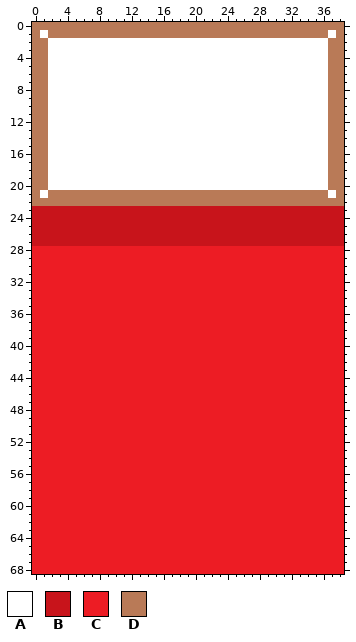
Edited in one commit: sprite sheet (Assets/Sprites/Props/Tiles/Bed.png). This is how it looked before the edit.
The file is 39x69 pixels. Colours within 5 levels of each other are drawn and written as one.
Palette (. is transparent): A #ffffff  B #c8141b  C #ed1c24  D #b97a57
Pixels before (only the part around the change), first column x 0:
 0 DDDDDDDDDDDDDDDDDDDDDDDDDDDDDDDDDDDDDDD
 1 DADDDDDDDDDDDDDDDDDDDDDDDDDDDDDDDDDDDAD
 2 DDAAAAAAAAAAAAAAAAAAAAAAAAAAAAAAAAAAADD
 3 DDAAAAAAAAAAAAAAAAAAAAAAAAAAAAAAAAAAADD
 4 DDAAAAAAAAAAAAAAAAAAAAAAAAAAAAAAAAAAADD
 5 DDAAAAAAAAAAAAAAAAAAAAAAAAAAAAAAAAAAADD
 6 DDAAAAAAAAAAAAAAAAAAAAAAAAAAAAAAAAAAADD
 7 DDAAAAAAAAAAAAAAAAAAAAAAAAAAAAAAAAAAADD
 8 DDAAAAAAAAAAAAAAAAAAAAAAAAAAAAAAAAAAADD
 9 DDAAAAAAAAAAAAAAAAAAAAAAAAAAAAAAAAAAADD
10 DDAAAAAAAAAAAAAAAAAAAAAAAAAAAAAAAAAAADD
11 DDAAAAAAAAAAAAAAAAAAAAAAAAAAAAAAAAAAADD
12 DDAAAAAAAAAAAAAAAAAAAAAAAAAAAAAAAAAAADD
13 DDAAAAAAAAAAAAAAAAAAAAAAAAAAAAAAAAAAADD
14 DDAAAAAAAAAAAAAAAAAAAAAAAAAAAAAAAAAAADD
15 DDAAAAAAAAAAAAAAAAAAAAAAAAAAAAAAAAAAADD
16 DDAAAAAAAAAAAAAAAAAAAAAAAAAAAAAAAAAAADD
17 DDAAAAAAAAAAAAAAAAAAAAAAAAAAAAAAAAAAADD
18 DDAAAAAAAAAAAAAAAAAAAAAAAAAAAAAAAAAAADD
19 DDAAAAAAAAAAAAAAAAAAAAAAAAAAAAAAAAAAADD
20 DDAAAAAAAAAAAAAAAAAAAAAAAAAAAAAAAAAAADD
21 DADDDDDDDDDDDDDDDDDDDDDDDDDDDDDDDDDDDAD
22 DDDDDDDDDDDDDDDDDDDDDDDDDDDDDDDDDDDDDDD
23 BBBBBBBBBBBBBBBBBBBBBBBBBBBBBBBBBBBBBBB
24 BBBBBBBBBBBBBBBBBBBBBBBBBBBBBBBBBBBBBBB
25 BBBBBBBBBBBBBBBBBBBBBBBBBBBBBBBBBBBBBBB
26 BBBBBBBBBBBBBBBBBBBBBBBBBBBBBBBBBBBBBBB
27 BBBBBBBBBBBBBBBBBBBBBBBBBBBBBBBBBBBBBBB
28 CCCCCCCCCCCCCCCCCCCCCCCCCCCCCCCCCCCCCCC
29 CCCCCCCCCCCCCCCCCCCCCCCCCCCCCCCCCCCCCCC
30 CCCCCCCCCCCCCCCCCCCCCCCCCCCCCCCCCCCCCCC
31 CCCCCCCCCCCCCCCCCCCCCCCCCCCCCCCCCCCCCCC
32 CCCCCCCCCCCCCCCCCCCCCCCCCCCCCCCCCCCCCCC
33 CCCCCCCCCCCCCCCCCCCCCCCCCCCCCCCCCCCCCCC
34 CCCCCCCCCCCCCCCCCCCCCCCCCCCCCCCCCCCCCCC
35 CCCCCCCCCCCCCCCCCCCCCCCCCCCCCCCCCCCCCCC
36 CCCCCCCCCCCCCCCCCCCCCCCCCCCCCCCCCCCCCCC
37 CCCCCCCCCCCCCCCCCCCCCCCCCCCCCCCCCCCCCCC
38 CCCCCCCCCCCCCCCCCCCCCCCCCCCCCCCCCCCCCCC
39 CCCCCCCCCCCCCCCCCCCCCCCCCCCCCCCCCCCCCCC
40 CCCCCCCCCCCCCCCCCCCCCCCCCCCCCCCCCCCCCCC
41 CCCCCCCCCCCCCCCCCCCCCCCCCCCCCCCCCCCCCCC
42 CCCCCCCCCCCCCCCCCCCCCCCCCCCCCCCCCCCCCCC
43 CCCCCCCCCCCCCCCCCCCCCCCCCCCCCCCCCCCCCCC
44 CCCCCCCCCCCCCCCCCCCCCCCCCCCCCCCCCCCCCCC
45 CCCCCCCCCCCCCCCCCCCCCCCCCCCCCCCCCCCCCCC
46 CCCCCCCCCCCCCCCCCCCCCCCCCCCCCCCCCCCCCCC
47 CCCCCCCCCCCCCCCCCCCCCCCCCCCCCCCCCCCCCCC
48 CCCCCCCCCCCCCCCCCCCCCCCCCCCCCCCCCCCCCCC
49 CCCCCCCCCCCCCCCCCCCCCCCCCCCCCCCCCCCCCCC
50 CCCCCCCCCCCCCCCCCCCCCCCCCCCCCCCCCCCCCCC
51 CCCCCCCCCCCCCCCCCCCCCCCCCCCCCCCCCCCCCCC
52 CCCCCCCCCCCCCCCCCCCCCCCCCCCCCCCCCCCCCCC
53 CCCCCCCCCCCCCCCCCCCCCCCCCCCCCCCCCCCCCCC
54 CCCCCCCCCCCCCCCCCCCCCCCCCCCCCCCCCCCCCCC
55 CCCCCCCCCCCCCCCCCCCCCCCCCCCCCCCCCCCCCCC
56 CCCCCCCCCCCCCCCCCCCCCCCCCCCCCCCCCCCCCCC
57 CCCCCCCCCCCCCCCCCCCCCCCCCCCCCCCCCCCCCCC
58 CCCCCCCCCCCCCCCCCCCCCCCCCCCCCCCCCCCCCCC
59 CCCCCCCCCCCCCCCCCCCCCCCCCCCCCCCCCCCCCCC
60 CCCCCCCCCCCCCCCCCCCCCCCCCCCCCCCCCCCCCCC
61 CCCCCCCCCCCCCCCCCCCCCCCCCCCCCCCCCCCCCCC
62 CCCCCCCCCCCCCCCCCCCCCCCCCCCCCCCCCCCCCCC
63 CCCCCCCCCCCCCCCCCCCCCCCCCCCCCCCCCCCCCCC
64 CCCCCCCCCCCCCCCCCCCCCCCCCCCCCCCCCCCCCCC
65 CCCCCCCCCCCCCCCCCCCCCCCCCCCCCCCCCCCCCCC
66 CCCCCCCCCCCCCCCCCCCCCCCCCCCCCCCCCCCCCCC
67 CCCCCCCCCCCCCCCCCCCCCCCCCCCCCCCCCCCCCCC
68 CCCCCCCCCCCCCCCCCCCCCCCCCCCCCCCCCCCCCCC
After:
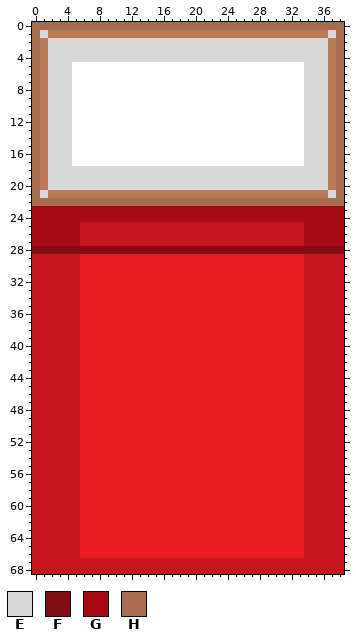
Colours new in this view: E #d7d7d7  F #810e14  G #a70c15  H #a86d4c
The exact change:
Changed rows in their new state; - is an unchanged pixel.
first column x 0:
 0 HHHHHHHHHHHHHHHHHHHHHHHHHHHHHHHHHHHHHHH
 1 HE-----------------------------------EH
 2 H-EEEEEEEEEEEEEEEEEEEEEEEEEEEEEEEEEEE-H
 3 H-EEEEEEEEEEEEEEEEEEEEEEEEEEEEEEEEEEE-H
 4 H-EEEEEEEEEEEEEEEEEEEEEEEEEEEEEEEEEEE-H
 5 H-EEE-----------------------------EEE-H
 6 H-EEE-----------------------------EEE-H
 7 H-EEE-----------------------------EEE-H
 8 H-EEE-----------------------------EEE-H
 9 H-EEE-----------------------------EEE-H
10 H-EEE-----------------------------EEE-H
11 H-EEE-----------------------------EEE-H
12 H-EEE-----------------------------EEE-H
13 H-EEE-----------------------------EEE-H
14 H-EEE-----------------------------EEE-H
15 H-EEE-----------------------------EEE-H
16 H-EEE-----------------------------EEE-H
17 H-EEE-----------------------------EEE-H
18 H-EEEEEEEEEEEEEEEEEEEEEEEEEEEEEEEEEEE-H
19 H-EEEEEEEEEEEEEEEEEEEEEEEEEEEEEEEEEEE-H
20 H-EEEEEEEEEEEEEEEEEEEEEEEEEEEEEEEEEEE-H
21 HE-----------------------------------EH
22 HHHHHHHHHHHHHHHHHHHHHHHHHHHHHHHHHHHHHHH
23 GGGGGGGGGGGGGGGGGGGGGGGGGGGGGGGGGGGGGGG
24 GGGGGGGGGGGGGGGGGGGGGGGGGGGGGGGGGGGGGGG
25 GGGGGG----------------------------GGGGG
26 GGGGGG----------------------------GGGGG
27 GGGGGG----------------------------GGGGG
28 FFFFFFFFFFFFFFFFFFFFFFFFFFFFFFFFFFFFFFF
29 BBBBBB----------------------------BBBBB
30 BBBBBB----------------------------BBBBB
31 BBBBBB----------------------------BBBBB
32 BBBBBB----------------------------BBBBB
33 BBBBBB----------------------------BBBBB
34 BBBBBB----------------------------BBBBB
35 BBBBBB----------------------------BBBBB
36 BBBBBB----------------------------BBBBB
37 BBBBBB----------------------------BBBBB
38 BBBBBB----------------------------BBBBB
39 BBBBBB----------------------------BBBBB
40 BBBBBB----------------------------BBBBB
41 BBBBBB----------------------------BBBBB
42 BBBBBB----------------------------BBBBB
43 BBBBBB----------------------------BBBBB
44 BBBBBB----------------------------BBBBB
45 BBBBBB----------------------------BBBBB
46 BBBBBB----------------------------BBBBB
47 BBBBBB----------------------------BBBBB
48 BBBBBB----------------------------BBBBB
49 BBBBBB----------------------------BBBBB
50 BBBBBB----------------------------BBBBB
51 BBBBBB----------------------------BBBBB
52 BBBBBB----------------------------BBBBB
53 BBBBBB----------------------------BBBBB
54 BBBBBB----------------------------BBBBB
55 BBBBBB----------------------------BBBBB
56 BBBBBB----------------------------BBBBB
57 BBBBBB----------------------------BBBBB
58 BBBBBB----------------------------BBBBB
59 BBBBBB----------------------------BBBBB
60 BBBBBB----------------------------BBBBB
61 BBBBBB----------------------------BBBBB
62 BBBBBB----------------------------BBBBB
63 BBBBBB----------------------------BBBBB
64 BBBBBB----------------------------BBBBB
65 BBBBBB----------------------------BBBBB
66 BBBBBB----------------------------BBBBB
67 BBBBBBBBBBBBBBBBBBBBBBBBBBBBBBBBBBBBBBB
68 BBBBBBBBBBBBBBBBBBBBBBBBBBBBBBBBBBBBBBB
Changed places in both pictures, as pixel boxes (x1, y1, x2, y2):
changed: (32, 22, 344, 574)
